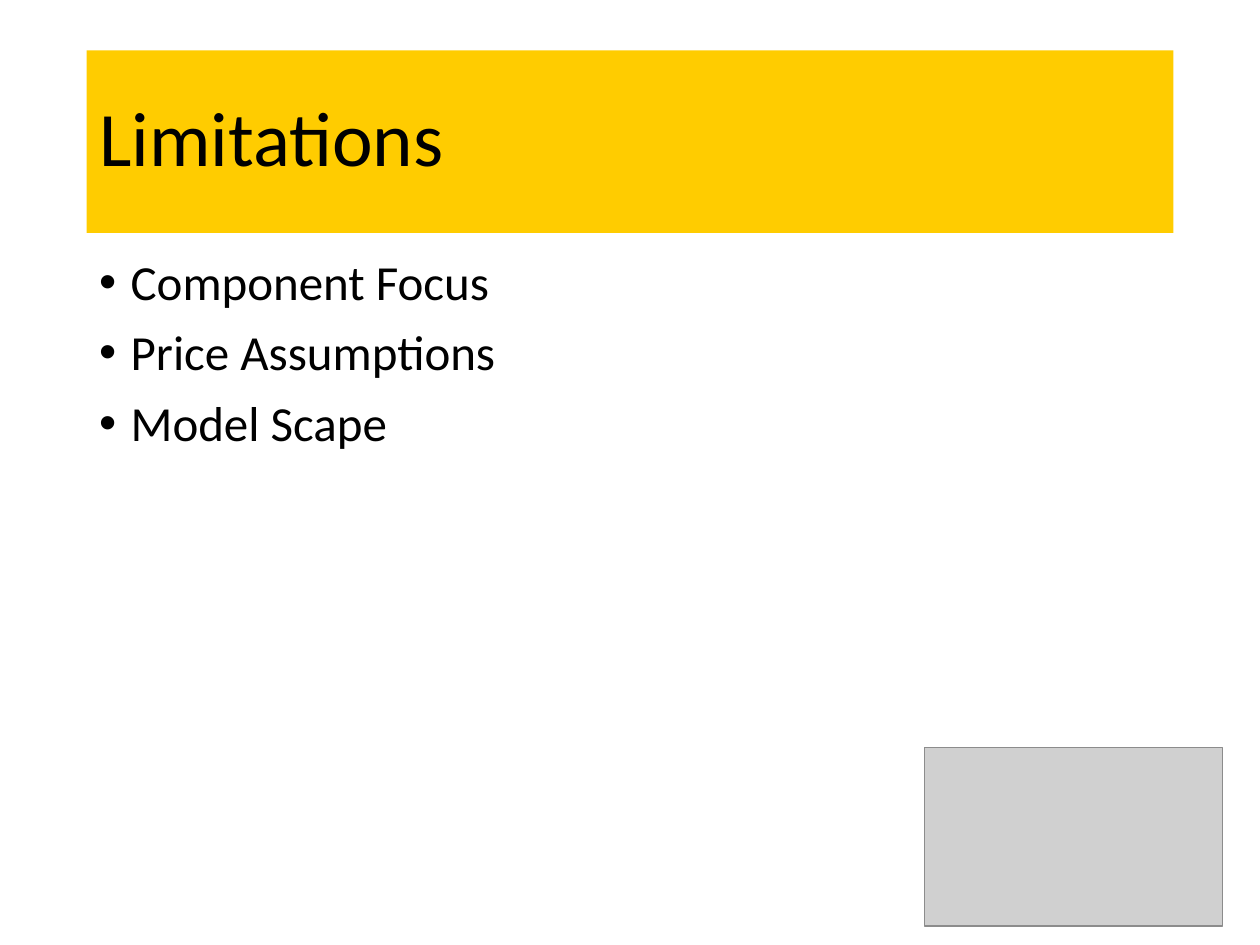
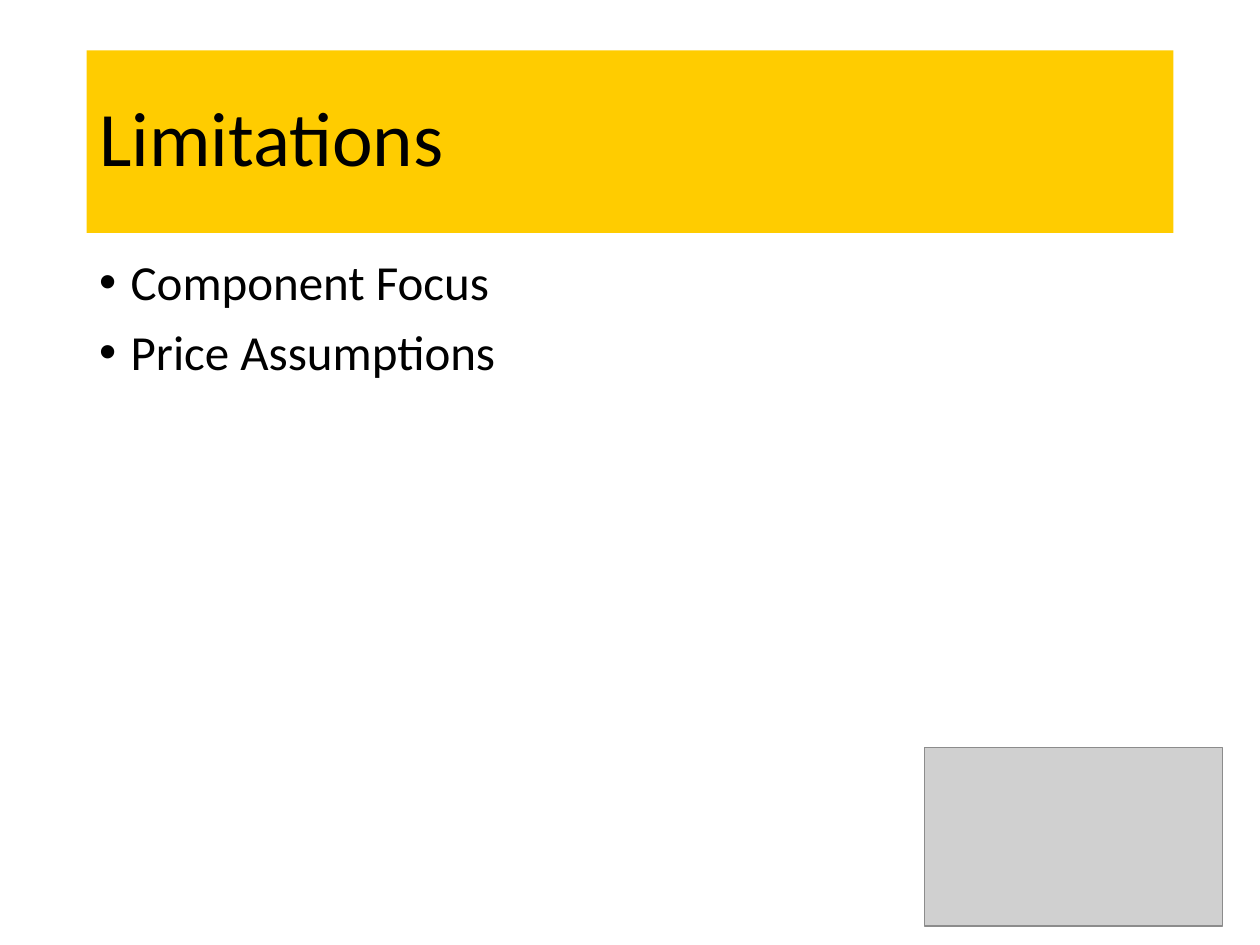
Before and after one commit to Scottielee33/thesis_2024_PC_LTE, a slide deck: slide 16 of final_presentation.pptx. Drawn at 1260x945 pixels with LibreOffice and Linux fonts; fonts in the diff are those of the drawing; grey boxes stand for pictures. Boxes give left, top, right and bottom in pixels: in the first picture for what was removed or moved away, otherwise in the second. Text is boxed around its words. In the diff, an @@ line names an element or a change of style, - is before the commit and + after.

```diff
--- a/final_presentation.pptx
+++ b/final_presentation.pptx
@@ text at (x1=131, y1=407, x2=387, y2=449): paragraph removed @@
-• Model Scape
```
Also in this commit, not shown: 4 other slides changed, 1 slide added, 1 slide removed, 1 other file.
